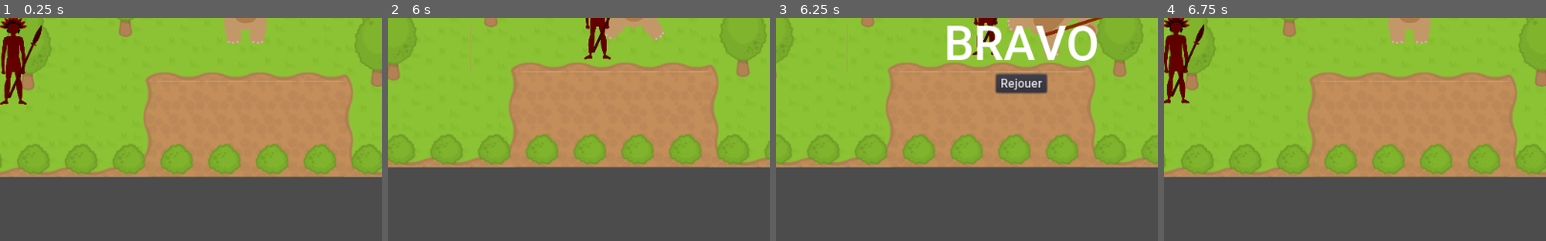
Above: before the commit, frames 1-4 (left to right).
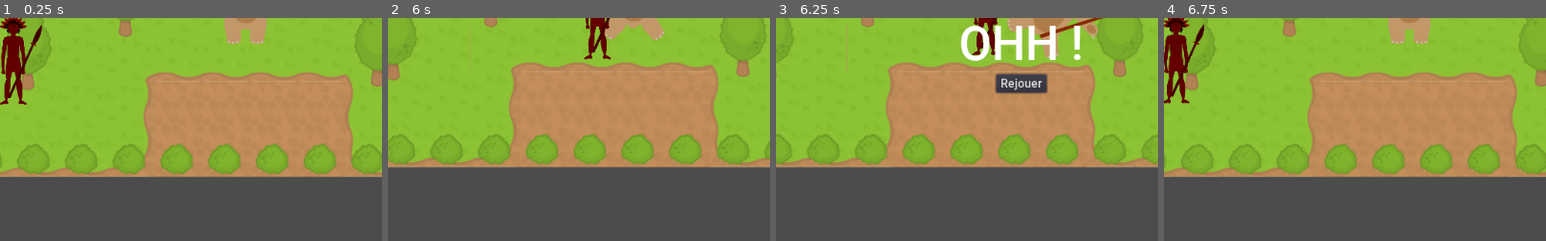
Above: after the commit, the same moments.

Repository: lendroit/welcome_thomas
Game: Godot game, scene res://World.tscn
Same seed, same stepped clock (60 frames per second), same inputs: the game is played once before the commit and once after it.
Inputs:
- Up to frame 1 (0.25 s): no input
- Up to frame 2 (6 s): tap Enter (ui_accept) at 0.5, 0.77, 1.52, 3.02, 3.77, 4.52 s; hold Right (ui_right) 0.53-1.28 s; hold Down (ui_down) 1.28-2.03 s; hold Right (ui_right) 2.03-2.78 s; hold Up (ui_up) 2.78-3.53 s; hold Left (ui_left) 3.53-5.03 s; hold Down (ui_down) 5.03-5.78 s; hold Right (ui_right) from 5.78 s (still down)
- Up to frame 3 (6.25 s): keep holding Right (ui_right); tap Enter (ui_accept) at 6.02 s
- Up to frame 4 (6.75 s): release Right (ui_right) at 6.5 s; click "Rejouer" at 6.5 s
The pictures show only the part of the screen within x 18-68%, y 44-94%; the shares and areas given below are measured in that part.

Frames 1-2 are identical in both runs. In frame 3, 3.5% of the frame differs, in the area x 44-84%, y 3-20%; in frame 4, nothing differs.

Commit message:
feature: Player cannot die twice

Diff:
--- a/Player/Player.gd
+++ b/Player/Player.gd
@@ -34,9 +34,10 @@
 	_die()
 
 func _die():
-	is_dead = true
-	self.rotation = PI/4
-	emit_signal("player_won")
+	self.rotation += PI/4
+	if !is_dead:
+		is_dead = true
+		emit_signal("player_died")
 
 func _input(event):
 	if is_dead:
